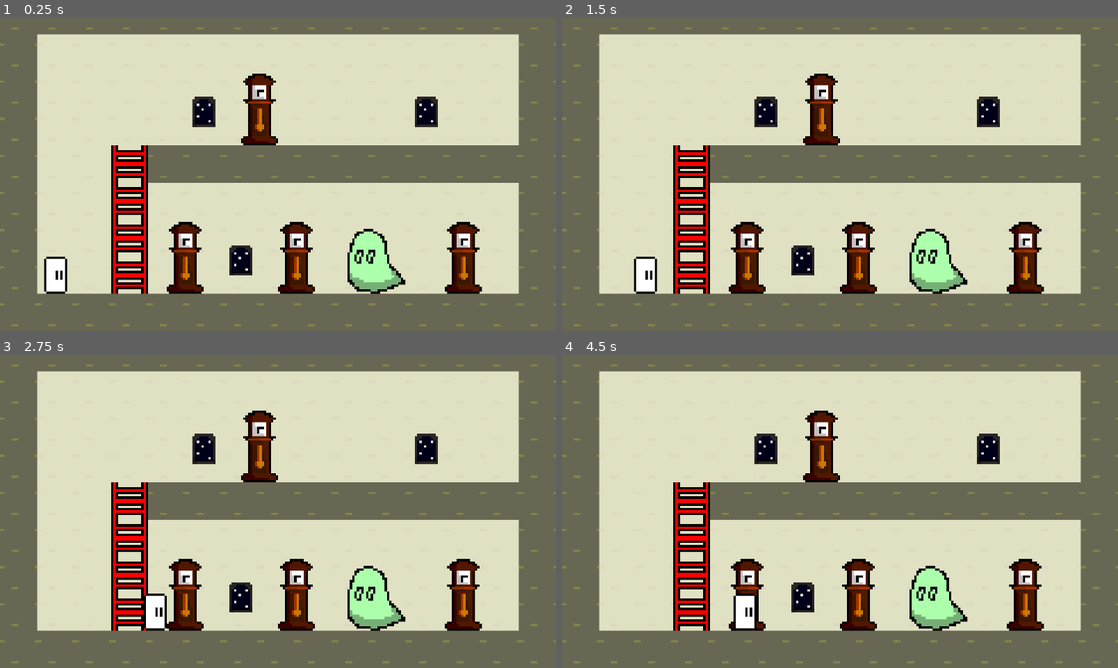
Above: before the commit, frames 1-4 (two rows, left to right).
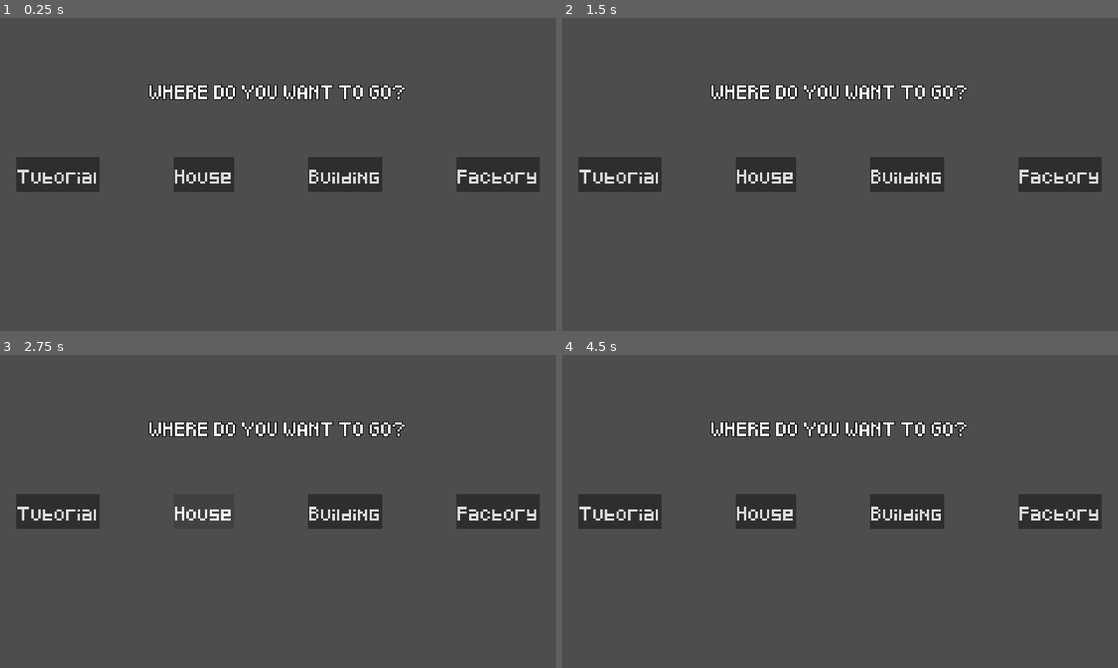
Above: after the commit, the same moments.

Repository: heitortetznerpereira/GGJ2026
Game: Godot game, scene res://main/main.tscn
Two runs of this game, one before a commit and one after it. Both use one fixed random seed, a clock stepped at 60 frames per second and the inputs below. The engine's default icon, where the game draws it, is replaced by a stand-in: a white triangle on a blue panel in a dark square.
Inputs (mouse positions are in pixels of both pictures, inside the frame that each line leads up to):
- Up to frame 1 (0.25 s): no input
- Up to frame 2 (1.5 s): click (906, 174) at 0.5 s, where only the run after the commit has a clickable "Building"; tap E at 1.25 s; move the mouse to (962, 158) at 1.27 s; hold D (move_right) from 1.28 s (still down); click (962, 158) at 1.35 s
- Up to frame 3 (2.75 s): tap W (move_up) at 1.52 s; tap Space (interact) at 1.55 s; release D (move_right) at 2 s; click (205, 511) at 2 s, where only the run after the commit has a clickable "House"
- Up to frame 4 (4.5 s): click (1062, 511) at 2.75 s, where only the run after the commit has a clickable "Factory"; click (617, 511) at 3.5 s, where only the run after the commit has a clickable "Tutorial"; move the mouse to (728, 527) at 4.27 s; hold D (move_right) from 4.28 s (still down); click (728, 527) at 4.35 s

The runs differ from the first frame. In frame 1, 100% of the frame differs, in the area x 0-100%, y 0-100%; in frame 2, 100%; in frame 3, 100%; in frame 4, 100%.

Commit message:
porta

Diff:
--- a/autoload/global.gd
+++ b/autoload/global.gd
@@ -7,3 +7,19 @@
 
 var player : Player
 var map : Map
+var main : Main
+
+
+var h_key := false
+var b_key := false
+var f_key := false
+
+
+func add_key():
+	match Global.map.id:
+		"H":
+			h_key = true
+		"B":
+			b_key = true
+		"F":
+			f_key = true
--- a/main/main.gd
+++ b/main/main.gd
@@ -2,5 +2,23 @@
 extends Node
 
 
+var map : Map
+@export var hub : Hub
+@export var b_map : PackedScene
+
+
 func _ready() -> void:
+	Global.main = self
 	Engine.max_fps = 60
+
+
+func load_map(map_scene : PackedScene):
+	map = map_scene.instantiate()
+	add_child(map)
+	hub.hide()
+
+
+func goto_hub():
+	hub.show()
+	map.queue_free()
+	hub.updt()
--- a/main/main.tscn
+++ b/main/main.tscn
@@ -2,8 +2,11 @@
 
 [ext_resource type="Script" uid="uid://dohnvuu85sg5a" path="res://main/main.gd" id="1_ig7tw"]
 [ext_resource type="PackedScene" uid="uid://dhabjv545ouwt" path="res://maps/building/building.tscn" id="2_0xm2m"]
+[ext_resource type="PackedScene" uid="uid://dauq6tw7wfq61" path="res://maps/hub/hub.tscn" id="3_xwkvk"]
 
-[node name="Main" type="Node" unique_id=1438083808]
+[node name="Main" type="Node" unique_id=1438083808 node_paths=PackedStringArray("hub")]
 script = ExtResource("1_ig7tw")
+hub = NodePath("HUB")
+b_map = ExtResource("2_0xm2m")
 
-[node name="Building" parent="." unique_id=1541245829 instance=ExtResource("2_0xm2m")]
+[node name="HUB" parent="." unique_id=113184975 instance=ExtResource("3_xwkvk")]
--- a/maps/building/building.tscn
+++ b/maps/building/building.tscn
@@ -15,6 +15,8 @@
 [ext_resource type="Script" uid="uid://b4yq0qxffgf86" path="res://monsters/exorcism_monster/exorcism_manager.gd" id="12_mi8m4"]
 [ext_resource type="PackedScene" uid="uid://bosb4etqkxqeq" path="res://maps/items/clock.tscn" id="14_jfx8p"]
 [ext_resource type="PackedScene" uid="uid://nibnusevfc8h" path="res://maps/items/key.tscn" id="15_a684g"]
+[ext_resource type="PackedScene" uid="uid://iolx6jaclvsa" path="res://weapons/knife.tscn" id="16_44n8o"]
+[ext_resource type="PackedScene" uid="uid://ptcjr3me82k0" path="res://maps/items/door.tscn" id="17_jjd4i"]
 
 [sub_resource type="TileSetAtlasSource" id="TileSetAtlasSource_bju83"]
 texture = ExtResource("2_cplqv")
@@ -48,6 +50,9 @@
 
 [node name="Phantom" parent="." unique_id=1524485945 instance=ExtResource("6_f1shy")]
 position = Vector2(160, -16)
+
+[node name="Door" parent="." unique_id=814041143 instance=ExtResource("17_jjd4i")]
+position = Vector2(24, -16)
 
 [node name="REManager" type="Node" parent="." unique_id=1889434027 node_paths=PackedStringArray("phantom")]
 script = ExtResource("8_onapj")
@@ -106,4 +111,7 @@
 position = Vector2(24, -24)
 
 [node name="Key" parent="." unique_id=1203054507 instance=ExtResource("15_a684g")]
-position = Vector2(24, -16)
+position = Vector2(40, -16)
+
+[node name="Knife" parent="." unique_id=111442576 instance=ExtResource("16_44n8o")]
+position = Vector2(200, -88)
--- /dev/null
+++ b/maps/hub/hub.gd
@@ -0,0 +1,20 @@
+class_name Hub
+extends Control
+
+
+@export var building_btn : Button
+@export var house_btn : Button
+@export var factory_btn : Button
+
+
+func _on_building_btn_pressed() -> void:
+	Global.main.load_map(Global.main.b_map)
+
+
+func updt():
+	if Global.b_key:
+		building_btn.disabled = true
+	if Global.h_key:
+		house_btn.disabled = true
+	if Global.f_key:
+		factory_btn.disabled = true
--- a/maps/hub/hub.tscn
+++ b/maps/hub/hub.tscn
@@ -1,12 +1,18 @@
 [gd_scene format=3 uid="uid://dauq6tw7wfq61"]
 
-[node name="HUB" type="Control" unique_id=113184975]
+[ext_resource type="Script" uid="uid://y0tcl4ygpcot" path="res://maps/hub/hub.gd" id="1_tn8io"]
+
+[node name="HUB" type="Control" unique_id=113184975 node_paths=PackedStringArray("building_btn", "house_btn", "factory_btn")]
 layout_mode = 3
 anchors_preset = 15
 anchor_right = 1.0
 anchor_bottom = 1.0
 grow_horizontal = 2
 grow_vertical = 2
+script = ExtResource("1_tn8io")
+building_btn = NodePath("HBoxContainer/BuildingBtn")
+house_btn = NodePath("HBoxContainer/HouseBtn")
+factory_btn = NodePath("HBoxContainer/FactoryBtn")
 
 [node name="HBoxContainer" type="HBoxContainer" parent="." unique_id=1181729583]
 layout_mode = 1
@@ -55,3 +61,5 @@
 grow_horizontal = 2
 theme_override_font_sizes/font_size = 40
 text = "WHERE DO YOU WANT TO GO?"
+
+[connection signal="pressed" from="HBoxContainer/BuildingBtn" to="." method="_on_building_btn_pressed"]
--- /dev/null
+++ b/maps/items/door.gd
@@ -0,0 +1,27 @@
+class_name Door
+extends Node2D
+
+
+@export var inter_area : InterArea
+
+var locked := false
+
+
+func lock():
+	modulate.a = 0.25
+	locked = true
+	inter_area.monitoring = false
+
+
+func unlock():
+	modulate.a = 1
+	locked = false
+	inter_area.monitoring = true
+
+
+func _process(delta: float) -> void:
+	if Input.is_action_just_pressed(
+		"interact"
+	) and inter_area.player_on:
+		if not locked:
+			Global.main.goto_hub()
--- /dev/null
+++ b/maps/items/door.tscn
@@ -0,0 +1,24 @@
+[gd_scene format=3 uid="uid://ptcjr3me82k0"]
+
+[ext_resource type="Script" uid="uid://b04nwpgngqfpc" path="res://maps/items/door.gd" id="1_5g6se"]
+[ext_resource type="Texture2D" uid="uid://d3v8eynat77lb" path="res://assets/sprites/icon.svg" id="1_dman4"]
+[ext_resource type="PackedScene" uid="uid://set3xnimmnl3" path="res://util/inter_area.tscn" id="2_ahnnl"]
+
+[sub_resource type="RectangleShape2D" id="RectangleShape2D_ahnnl"]
+size = Vector2(16, 18)
+
+[node name="Door" type="Node2D" unique_id=814041143 node_paths=PackedStringArray("inter_area") groups=["door"]]
+script = ExtResource("1_5g6se")
+inter_area = NodePath("InterArea")
+
+[node name="Sprite2D" type="Sprite2D" parent="." unique_id=275029075]
+position = Vector2(0, -16)
+scale = Vector2(0.125, 0.25)
+texture = ExtResource("1_dman4")
+
+[node name="InterArea" parent="." unique_id=1387767846 instance=ExtResource("2_ahnnl")]
+text = "PRESS 'E' TO EXIT"
+
+[node name="CollisionShape2D" type="CollisionShape2D" parent="InterArea" unique_id=195527964]
+position = Vector2(0, -9)
+shape = SubResource("RectangleShape2D_ahnnl")
--- a/maps/items/key.gd
+++ b/maps/items/key.gd
@@ -20,4 +20,6 @@
 		"interact"
 	):
 		queue_free()
-		Global.player.add_key()
+		Global.add_key()
+		for i in get_tree().get_nodes_in_group("door"):
+			i.unlock()
--- a/maps/map.gd
+++ b/maps/map.gd
@@ -17,14 +17,20 @@
 
 
 func start_re():
+	for i in get_tree().get_nodes_in_group("door"):
+		i.lock()
 	re_manager.start()
 
 
 func start_fnaf():
+	for i in get_tree().get_nodes_in_group("door"):
+		i.lock()
 	fnaf_manager.start()
 
 
 func start_exorcism():
+	for i in get_tree().get_nodes_in_group("door"):
+		i.lock()
 	exorcism_manager.start()
 
 
--- a/player/player.gd
+++ b/player/player.gd
@@ -25,10 +25,6 @@
 	set(value):
 		w_time = value
 		hud.update_w_time(w_time)
-
-var h_key := false
-var b_key := false
-var f_key := false
 
 
 func _ready() -> void:
@@ -72,7 +68,7 @@
 	main_cam.limit_right = rect.end.x * size.x
 	main_cam.limit_bottom = rect.end.y * size.y
 
-''
+
 func mask_opt():
 	speed = 0
 	hide_inter()
@@ -105,6 +101,7 @@
 
 
 func equip_weapon(new_weapon : Weapon):
+	drop_weapon()
 	weapon = new_weapon
 
 
@@ -124,13 +121,3 @@
 
 func set_exor(v : bool):
 	hud.exor.visible = v
-
-
-func add_key():
-	match Global.map.id:
-		"H":
-			h_key = true
-		"B":
-			b_key = true
-		"F":
-			f_key = true
--- /dev/null
+++ b/weapons/knife.gd
@@ -0,0 +1,15 @@
+class_name Knife
+extends Weapon
+
+
+const DAMAGE : float = 10
+
+@export var ray : RayCast2D
+
+
+func atk():
+	if ray.is_colliding():
+		var col := ray.get_collider()
+		if col is REMonster:
+			hit.emit()
+			col.take_damage(DAMAGE)
--- /dev/null
+++ b/weapons/knife.tscn
@@ -0,0 +1,38 @@
+[gd_scene format=3 uid="uid://iolx6jaclvsa"]
+
+[ext_resource type="Script" uid="uid://buiucqtyqe4a5" path="res://weapons/knife.gd" id="1_yyc7w"]
+[ext_resource type="Texture2D" uid="uid://cob8drooislmj" path="res://assets/sprites/faca.png" id="2_mjnv2"]
+[ext_resource type="PackedScene" uid="uid://set3xnimmnl3" path="res://util/inter_area.tscn" id="3_j7a8k"]
+
+[sub_resource type="RectangleShape2D" id="RectangleShape2D_15312"]
+size = Vector2(16, 16)
+
+[sub_resource type="RectangleShape2D" id="RectangleShape2D_j7a8k"]
+
+[node name="Knife" type="CharacterBody2D" unique_id=111442576 node_paths=PackedStringArray("ray", "inter_area")]
+collision_layer = 8
+script = ExtResource("1_yyc7w")
+ray = NodePath("RayCast2D")
+inter_area = NodePath("InterArea")
+
+[node name="RayCast2D" type="RayCast2D" parent="." unique_id=315361738]
+target_position = Vector2(16, 0)
+collision_mask = 16
+hit_from_inside = true
+collide_with_areas = true
+collide_with_bodies = false
+
+[node name="Sprite2D" type="Sprite2D" parent="." unique_id=102590107]
+position = Vector2(8, -1)
+texture = ExtResource("2_mjnv2")
+flip_h = true
+
+[node name="CollisionShape2D" type="CollisionShape2D" parent="." unique_id=1211596617]
+shape = SubResource("RectangleShape2D_15312")
+
+[node name="InterArea" parent="." unique_id=1387767846 instance=ExtResource("3_j7a8k")]
+text = "PRESS 'E' TO PICK THE KNIFE"
+
+[node name="CollisionShape2D" type="CollisionShape2D" parent="InterArea" unique_id=102747154]
+position = Vector2(8, 0)
+shape = SubResource("RectangleShape2D_j7a8k")
--- a/weapons/shotgun.tscn
+++ b/weapons/shotgun.tscn
@@ -22,7 +22,7 @@
 flip_h = true
 
 [node name="RayCast2D" type="RayCast2D" parent="." unique_id=2036834798]
-target_position = Vector2(64, 0)
+target_position = Vector2(128, 0)
 collision_mask = 16
 collide_with_areas = true
 collide_with_bodies = false
Not shown, changed: Mascaras-1.png.png.import
Not shown, changed: Mascaras-2.png.png.import
Not shown, changed: Mascaras-3.png.png.import
Not shown, added: maps/hub/hub.gd.uid
Not shown, added: maps/items/door.gd.uid
Not shown: 1 places in player/player.tscn that only renumber resources
Not shown, added: weapons/knife.gd.uid
